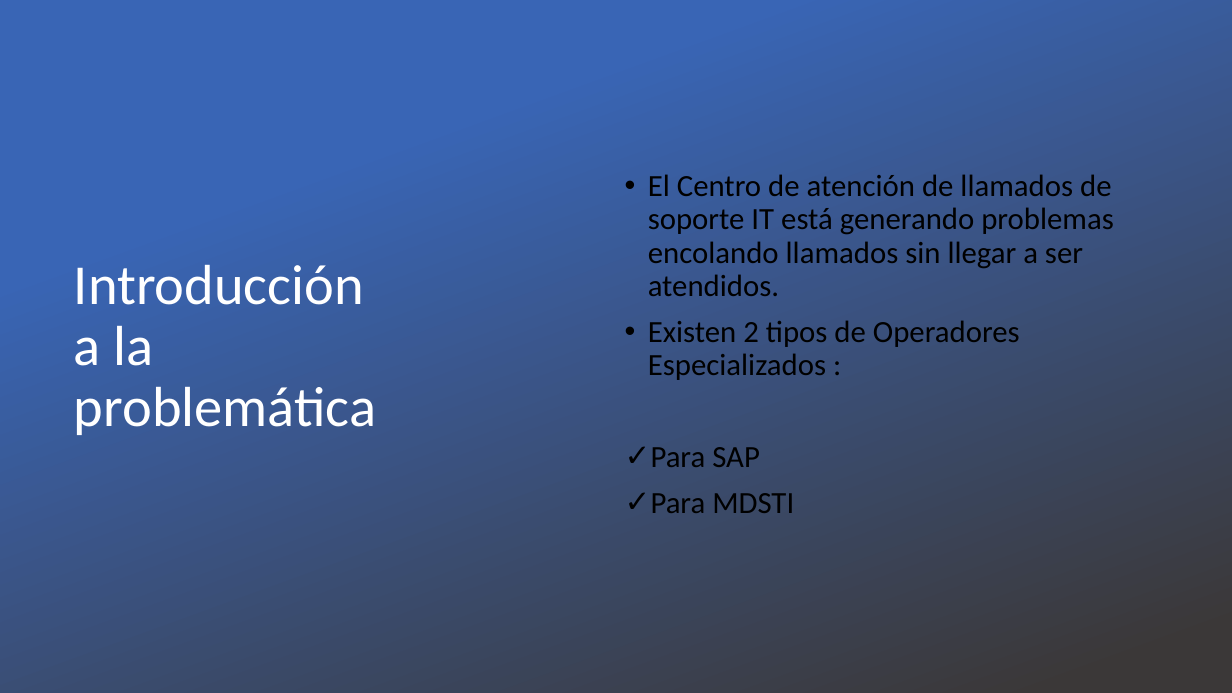
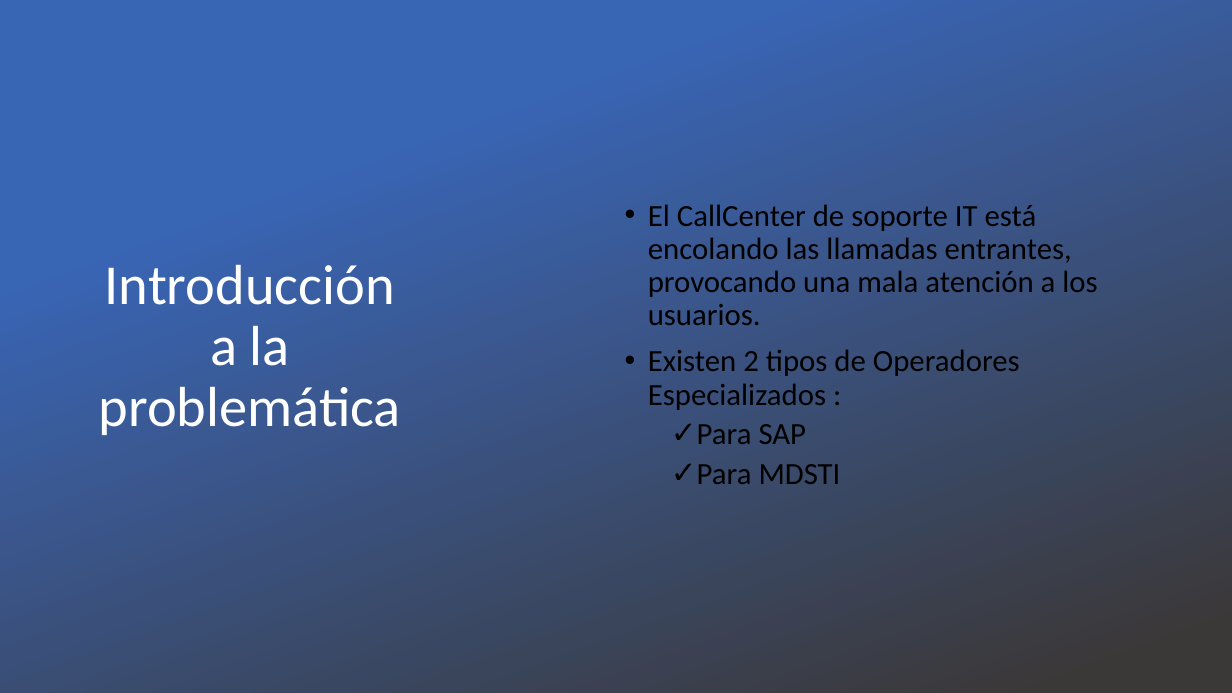
Before and after one commit to ramacal/Simulacion, a slide deck: slide 2 of Simulación/datos Sistema/UTN - Simulacion - Equipo 5 -TP N°6 Picolo.pptx. Drawn at 1232x693 pixels with LibreOffice and Linux fonts; fonts in the diff are those of the drawing; background and template pictures are left out. Boxes give left, top, right and bottom in pixels: in the first picture for what was removed or moved away, otherwise in the second. Text is boxed around its words. In the diff, an @@ line names an element or a change of style, - is before the commit and + after.

```diff
--- a/Simulación/datos Sistema/UTN - Simulacion - Equipo 5 -TP N°6 Picolo.pptx
+++ b/Simulación/datos Sistema/UTN - Simulacion - Equipo 5 -TP N°6 Picolo.pptx
@@ title "Introducción a la problemática" at (99,265,401,435): alignment left to centre @@
@@ text at (648,204,1097,325): text changed @@
-• El Centro de atención de llamados de soporte IT está generando problemas encolando llamados sin llegar a ser atendidos.
+• El CallCenter de soporte IT está encolando las llamadas entrantes, provocando una mala atención a los usuarios.
@@ text at (697,424,841,484): list level 1 to 2 in "Para SAP"; list level 1 to 2 in "Para MDSTI" @@
```
Also in this commit, not shown: 3 other slides changed, 3 slides added, 5 slides removed, 2 other files.
